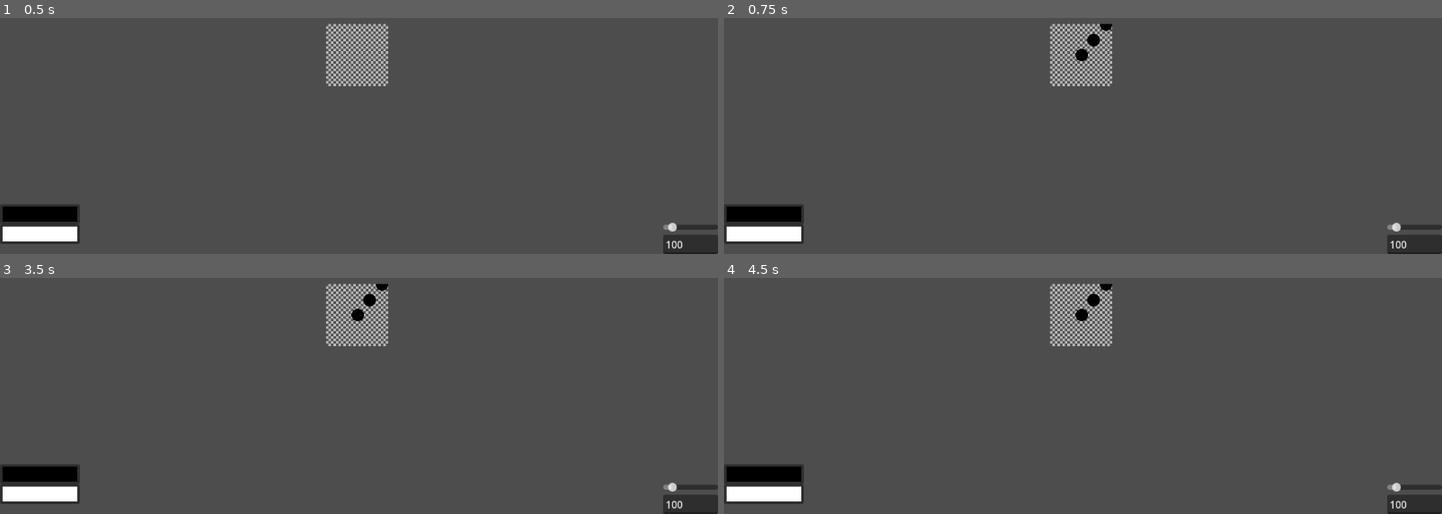
Above: before the commit, frames 1-4 (two rows, left to right).
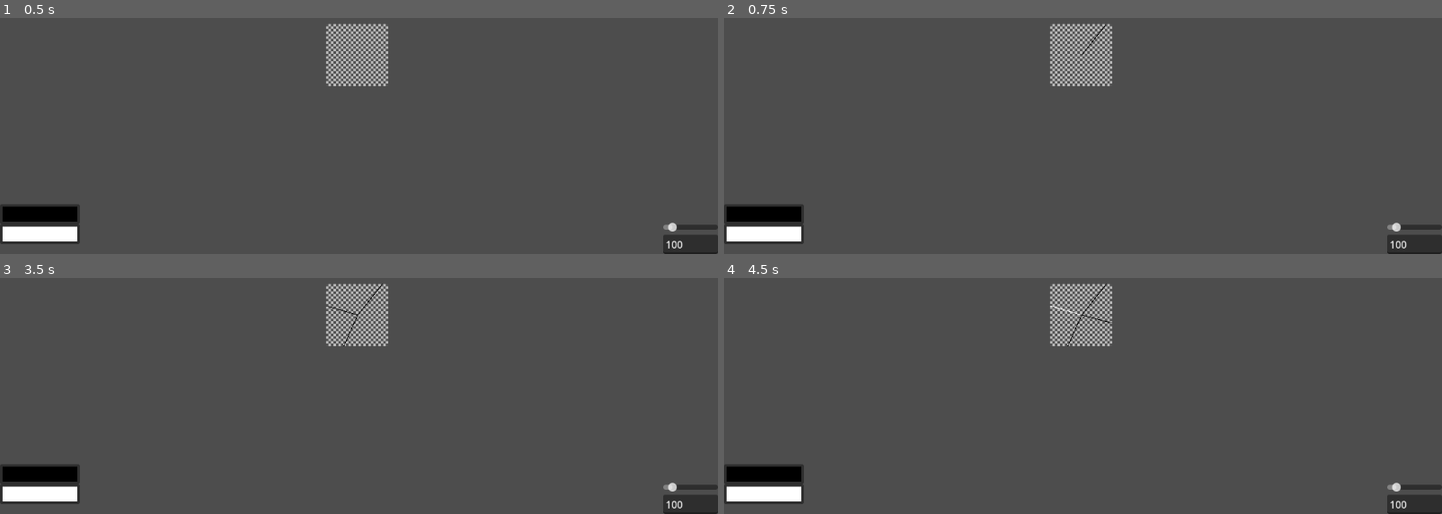
Above: after the commit, the same moments.

Repository: Shidoengie/PIxGD-GD4
Game: Godot game, scene res://Scenes/Main/control.tscn
The game is run twice, just before and just after one commit, with the same random seed, the same clock (stepped at 60 frames per second) and the same inputs.
Inputs (mouse positions are in pixels of both pictures, inside the frame that each line leads up to):
- Up to frame 1 (0.5 s): no input
- Up to frame 2 (0.75 s): tap Enter at 0.5 s; drag from (1083, 55) to (outside the picture) at 0.52 s
- Up to frame 3 (3.5 s): tap Space at 1.25 s; drag from (215, 332) to (323, 393) at 1.27 s; move the mouse to (outside the picture) at 2.02 s; press the mouse at (outside the picture) at 2.03 s; right-click (outside the picture) at 2.3 s; release the mouse at (outside the picture) at 2.75 s; tap Enter at 2.75 s; drag from (323, 393) to (outside the picture) at 2.77 s
- Up to frame 4 (4.5 s): move the mouse to (1298, 372) at 3.52 s; hold Right mouse button (mouseRight_2nd) 3.53-4.25 s; click (1298, 372) at 3.67 s; tap Space at 4.25 s; drag from (outside the picture) to (outside the picture) at 4.27 s

Frame 1 is identical in both runs. In frame 2, 0.2% of the frame differs, in the area x 48-55%, y 2-19%; in frame 3, 0.2%; in frame 4, 0.2%, in the area x 45-55%, y 2-29%.

Commit message:
Added Line Tool

Diff:
--- a/Scenes/Canvas/Canvas.tscn
+++ b/Scenes/Canvas/Canvas.tscn
@@ -1,8 +1,9 @@
-[gd_scene load_steps=6 format=3 uid="uid://ckyvqsj1jly2d"]
+[gd_scene load_steps=7 format=3 uid="uid://ckyvqsj1jly2d"]
 
 [ext_resource type="Script" path="res://Scenes/Canvas/src/Control.gd" id="1_5xl5u"]
 [ext_resource type="Script" path="res://Scenes/Canvas/src/DrawControl.gd" id="2_a00w7"]
 [ext_resource type="Script" path="res://Scenes/Canvas/src/Draw.gd" id="3_tu6we"]
+[ext_resource type="Script" path="res://Scenes/Canvas/src/PreviewCanvas.gd" id="4_ks7ry"]
 
 [sub_resource type="Shader" id="1"]
 code = "shader_type canvas_item;
@@ -38,6 +39,24 @@
 offset_right = 100.0
 offset_bottom = 100.0
 
+[node name="SubViewportContainer" type="SubViewportContainer" parent="."]
+texture_filter = 1
+offset_right = 40.0
+offset_bottom = 40.0
+
+[node name="PreDrawView" type="SubViewport" parent="SubViewportContainer"]
+transparent_bg = true
+handle_input_locally = false
+size = Vector2i(100, 100)
+render_target_update_mode = 4
+
+[node name="PreDrawSurface" type="Control" parent="SubViewportContainer/PreDrawView"]
+layout_mode = 3
+anchors_preset = 0
+offset_right = 40.0
+offset_bottom = 40.0
+script = ExtResource("4_ks7ry")
+
 [node name="DrawControl" type="SubViewportContainer" parent="."]
 texture_filter = 1
 layout_mode = 0
@@ -45,7 +64,7 @@
 offset_bottom = 100.0
 script = ExtResource("2_a00w7")
 
-[node name="SubViewport" type="SubViewport" parent="DrawControl"]
+[node name="MainDrawView" type="SubViewport" parent="DrawControl"]
 disable_3d = true
 transparent_bg = true
 handle_input_locally = false
@@ -54,7 +73,7 @@
 render_target_clear_mode = 1
 render_target_update_mode = 4
 
-[node name="DrawSurface" type="Control" parent="DrawControl/SubViewport"]
+[node name="DrawSurface" type="Control" parent="DrawControl/MainDrawView"]
 unique_name_in_owner = true
 layout_mode = 3
 anchors_preset = 0
@@ -68,5 +87,5 @@
 current = true
 
 [connection signal="mouse_moved" from="DrawControl" to="DrawControl" method="_on_DrawControl_mouse_moved"]
-[connection signal="notPainting" from="DrawControl" to="DrawControl/SubViewport/DrawSurface" method="_on_DrawControl_notPainting"]
-[connection signal="paint" from="DrawControl" to="DrawControl/SubViewport/DrawSurface" method="_on_DrawControl_paint"]
+[connection signal="notPainting" from="DrawControl" to="DrawControl/MainDrawView/DrawSurface" method="_on_draw_control_not_painting"]
+[connection signal="paint" from="DrawControl" to="DrawControl/MainDrawView/DrawSurface" method="_on_DrawControl_paint"]
--- a/Scenes/Canvas/src/Control.gd
+++ b/Scenes/Canvas/src/Control.gd
@@ -10,7 +10,8 @@
 	DrawSurface.size = canvas_size
 	DrawControl.size = canvas_size+Vector2.ONE
 	$Container.size = canvas_size
-	$DrawControl/SubViewport.size = canvas_size
+	$DrawControl/MainDrawView.size = canvas_size
+
 
 func _input(event):
 
--- a/Scenes/Canvas/src/Draw.gd
+++ b/Scenes/Canvas/src/Draw.gd
@@ -4,17 +4,22 @@
 var current_color : Color
 func _draw():
 
-	if not canPaint:
-		return
+
 	match BrushInfo.current_tool:
 		BrushInfo.ToolEnum.PEN:
+			if not canPaint:
+				return
 			draw_circle(BrushInfo.current_position,BrushInfo.size,current_color)
+		BrushInfo.ToolEnum.LINE:
+			if Input.is_action_just_released("mouseLeft_1st") or Input.is_action_just_released("mouseRight_2nd"):
+				draw_line(BrushInfo.click_position,BrushInfo.current_position,current_color,BrushInfo.size)
 		_:
 			pass
 
 
 func _process(delta):
 	current_color = BrushInfo.primary_color if BrushInfo.is_primary else BrushInfo.secondary_color
+	BrushInfo.current_color = current_color
 	queue_redraw()
 
 
@@ -22,5 +27,5 @@
 func _on_DrawControl_paint():
 	canPaint = true
 
-func _on_DrawControl_notPainting():
+func _on_draw_control_not_painting():
 	canPaint = false
--- a/Scenes/Canvas/src/DrawControl.gd
+++ b/Scenes/Canvas/src/DrawControl.gd
@@ -12,22 +12,24 @@
 func _ready():
 	pass # Replace with function body.
 func _process(delta):
-	pass
+	BrushInfo.last_position = BrushInfo.current_position
+	BrushInfo.current_position = get_local_mouse_position()
 
 func _gui_input(event):
 
-	BrushInfo.last_position = get_local_mouse_position()
 
+	if Input.is_action_just_pressed("mouseLeft_1st") or Input.is_action_just_pressed("mouseRight_2nd"):
+		BrushInfo.click_position = get_local_mouse_position()
 	if Input.is_action_pressed("mouseLeft_1st"):
 		BrushInfo.is_primary = true
 	elif Input.is_action_pressed("mouseRight_2nd"):
 		BrushInfo.is_primary = false
 	else:
+		BrushInfo.can_paint = false
 		emit_signal("notPainting")
 		return
-	BrushInfo.current_position = get_local_mouse_position()
 	emit_signal("paint")
-
+	BrushInfo.can_paint = true
 # Called every frame. 'delta' is the elapsed time since the previous frame.
 #func _process(delta):
 #	pass
--- /dev/null
+++ b/Scenes/Canvas/src/PreviewCanvas.gd
@@ -0,0 +1,16 @@
+extends Control
+
+
+func _draw():
+#	draw_circle(BrushInfo.click_position,BrushInfo.size,BrushInfo.current_color)
+	if not BrushInfo.can_paint:
+		return
+	match BrushInfo.current_tool:
+		BrushInfo.ToolEnum.LINE:
+			draw_line(BrushInfo.click_position,BrushInfo.current_position,BrushInfo.current_color,BrushInfo.size)
+		_:
+			pass
+
+
+func _process(delta):
+	queue_redraw()
--- a/src/BrushInfo.gd
+++ b/src/BrushInfo.gd
@@ -1,11 +1,13 @@
 extends Node
 
-enum ToolEnum {PEN}
-var current_tool:ToolEnum
+enum ToolEnum {PEN,LINE}
+var current_tool = ToolEnum.LINE as ToolEnum
 var current_position = Vector2.ZERO
 var last_position = Vector2.ZERO
+var click_position = Vector2.ZERO
 var is_primary
 var primary_color = Color.BLACK
 var secondary_color = Color.WHITE
-var size = 10
+var current_color : Color
+var size = 1
 var can_paint = false
